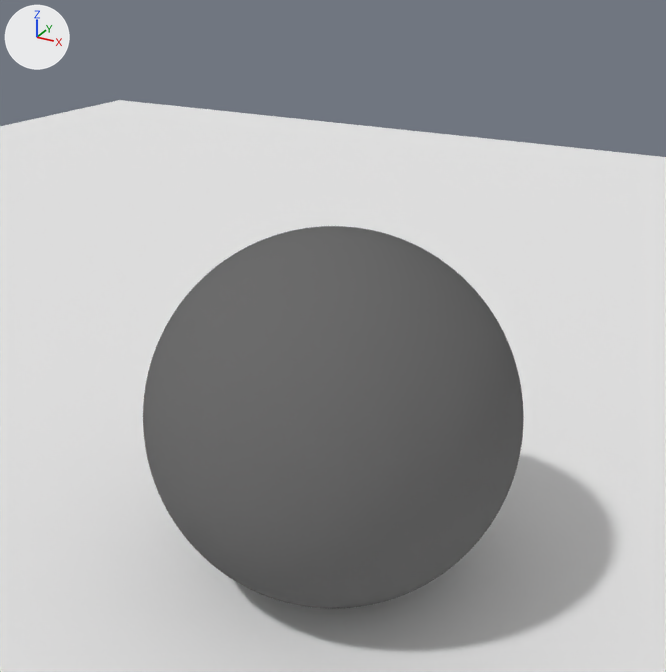
Before and after pictures for a commit that changed the Blender file clients/rio_de_hola/objects/items/resort/balls/red/source/beachball-red.blend.
One viewpoint serves both versions: a 50 mm camera at (0.368, -0.669, 0.573) aimed at (0.0, 0.0, 0.239). Lighting does not change. The marker at upper left points along +X, +Y and +Z.
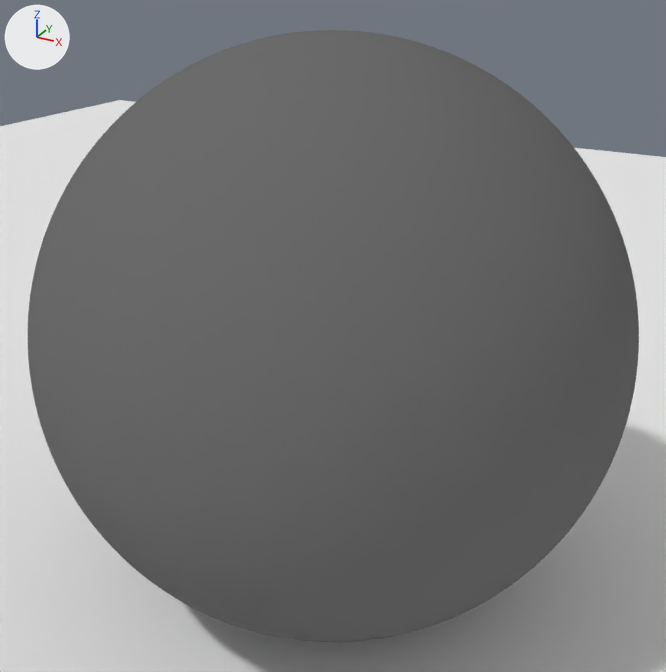
Location of each change, (x1, y1, x2, y2) in pixels of the pictures (666 x 672 px):
'Sphere.001', rescaled (60% wider, 60% taller)
    before: (143, 226, 524, 608)
    after: (28, 30, 639, 642)
'Plane', unchanged, covered by the edit
    both: (0, 100, 666, 672)

The change in detail:
Object 'Sphere.001' (ob_sphere_001) is rescaled from (0.096, 0.096, 0.096) to (0.144, 0.144, 0.144).
